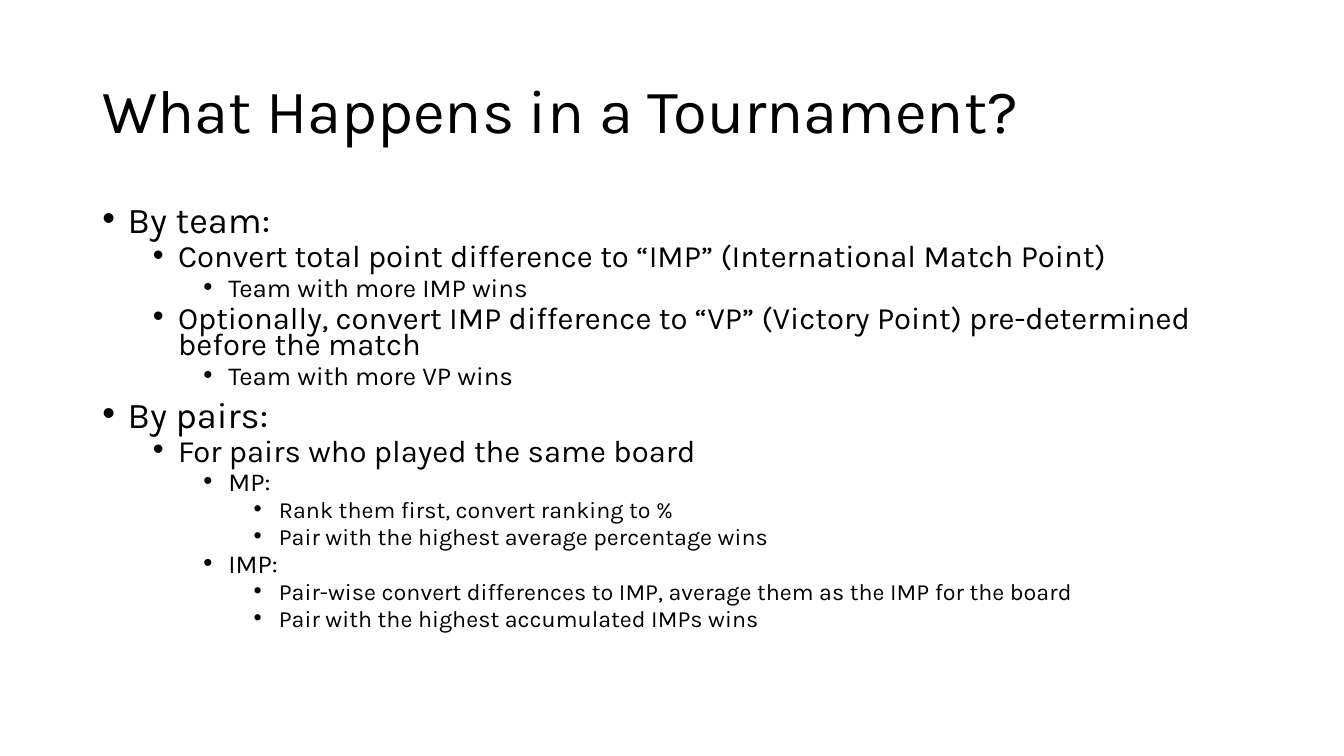
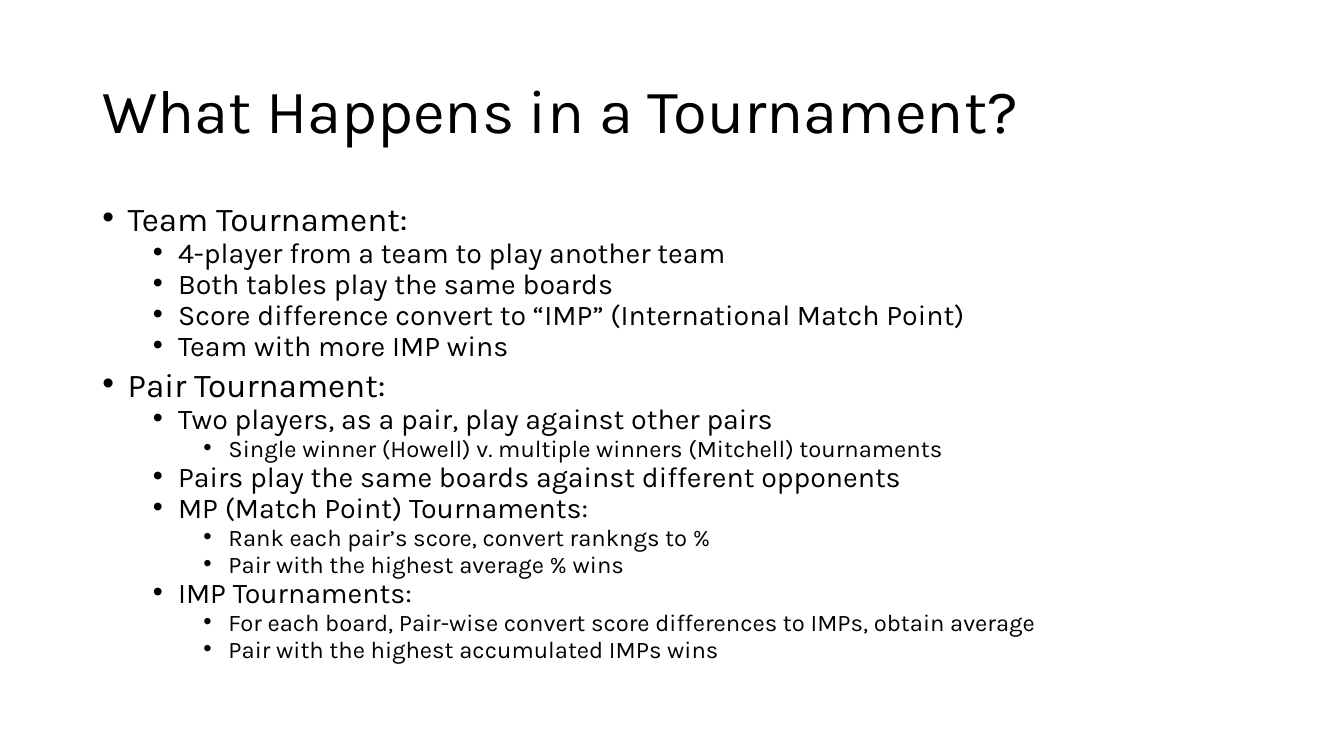
Before and after one commit to sywhub/bridge101, a slide deck: slide 14 of class.pptx (slide 11 before the commit). Drawn at 1344x756 pixels with LibreOffice and Linux fonts; fonts in the diff are those of the drawing; background and template pictures are left out. Boxes give left, top, right and bottom in pixels: in the first picture for what was removed or moved away, otherwise in the second. Text is boxed around its words. In the diff, an @@ line names an element or a change of style, - is before the commit and + after.

Commit message:
more lecture material, convert ptexamples to class

```diff
--- a/class.pptx
+++ b/class.pptx
@@ text at [128, 210, 964, 328]: text changed; size 22.2 to 20.4 pt @@
-• By team:
-  • Convert total point difference to “IMP” (International Match Point)
+• Team Tournament:
+  • 4-player from a team to play another team
+  • Both tables play the same boards
+  • Score difference convert to “IMP” (International Match Point)
@@ text at [178, 336, 718, 664]: size 18.5 to 20.4 pt in "Team with more IMP wins"; size 16.6 to 17 pt in "Pair with the highest accumulated IMPs wins"; list level 3 to 2 in "Team with more IMP wins"; list level 4 to 3 in "Pair with the highest accumulated ..." @@
@@ text at [128, 374, 1035, 637]: text changed; size 16.6 to 17 pt @@
-  • Optionally, convert IMP difference to “VP” (Victory Point) pre-determined before the match
-    • Team with more VP wins
-• By pairs:
-  • For pairs who played the same board
-    • MP:
-      • Rank them first, convert ranking to %
-      • Pair with the highest average percentage wins
-    • IMP:
-      • Pair-wise convert differences to IMP, average them as the IMP for the board
+• Pair Tournament:
+  • Two players, as a pair, play against other pairs
+    • Single winner (Howell) v. multiple winners (Mitchell) tournaments
+  • Pairs play the same boards against different opponents
+  • MP (Match Point) Tournaments:
+    • Rank each pair’s score, convert rankngs to %
+    • Pair with the highest average % wins
+  • IMP Tournaments:
+    • For each board, Pair-wise convert score differences to IMPs, obtain average
```
Also in this commit, not shown: 11 other slides changed, 3 slides added, 3 slides removed, 3 other files.
